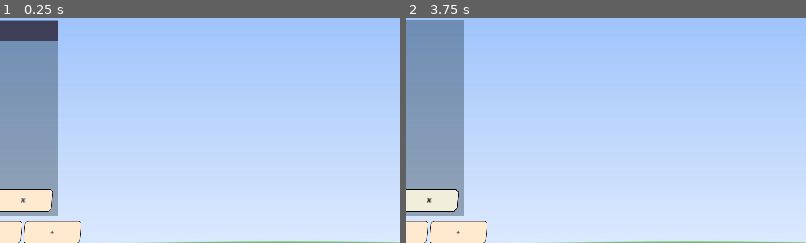
Above: before the commit, frames 1-2 (left to right).
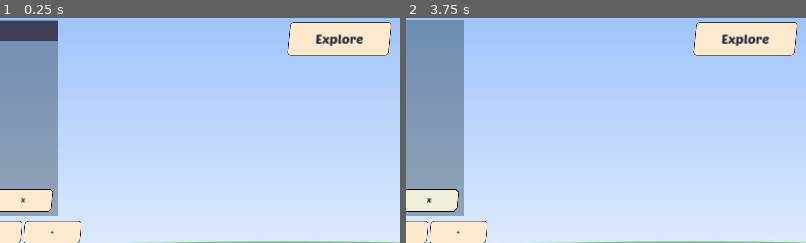
Above: after the commit, the same moments.

Repository: jacob-grahn/platform-racing-4
Game: Godot game, scene res://pages/editor/Editor.tscn
Same seed, same stepped clock (60 frames per second), same inputs: the game is played once before the commit and once after it. This scene is started directly instead of the project's main scene.
Inputs (mouse positions are % of the whole screen's width and height, from its top left):
- Up to frame 1 (0.25 s): no input
- Up to frame 2 (3.75 s): click "Draw" at 0.5 s; click "Text" at 1.25 s; click "BG" at 2 s; click (11, 3) at 2.75 s; click "X" at 3.5 s
The pictures show only the part of the screen within x 14-64%, y 0-50%; the shares and areas given below are measured in that part.

The runs differ from the first frame. In frame 1, 3.8% of the frame differs, in the area x 71-98%, y 1-17%; in frame 2, 3.8%.
Error in both runs: Invalid access to property or key 'depth' on a base object of type 'null instance'. (res://pages/editor/layer_panel/LayerPanel.gd:55)

Commit message:
Add explore and publish level feature

Diff:
--- a/client/pages/editor/Editor.gd
+++ b/client/pages/editor/Editor.gd
@@ -12,6 +12,7 @@
 }
 @onready var back = $UI/Back
 @onready var test = $UI/Test
+@onready var explore = $UI/Explore
 @onready var load = $UI/Load
 @onready var save = $UI/Save
 @onready var clear = $UI/Clear
@@ -22,17 +23,21 @@
 @onready var layer_panel = $UI/LayerPanel
 @onready var save_panel = $UI/SavePanel
 @onready var load_panel = $UI/LoadPanel
+@onready var explore_panel = $UI/ExplorePanel
+@onready var http_request = $HTTPRequest
 
 static var current_level: Dictionary
 
 func _ready():
 	Jukebox.play("noodletown-4-remake")
 	back.connect("pressed", _on_back_pressed)
+	explore.connect("pressed", _on_explore_pressed)
 	load.connect("pressed", _on_load_pressed)
 	save.connect("pressed", _on_save_pressed)
 	test.connect("pressed", _on_test_pressed)
 	clear.connect("pressed", _on_clear_pressed)
-	load_panel.connect("level_load", _on_load_level)
+	load_panel.connect("level_load", _on_level_load)
+	explore_panel.connect("explore_load", _on_explore_load)
 
 	if Editor.current_level:
 		level_decoder.decode(Editor.current_level, true)
@@ -53,12 +58,19 @@
 	Helpers._save_to_file(Editor.current_level)
 	Helpers.set_scene("TITLE")
 
+func _on_explore_pressed():
+	save_panel.close()
+	load_panel.close()
+	explore_panel.initialize()
+
 func _on_load_pressed():
+	explore_panel.close()
 	save_panel.close()
 	load_panel.initialize()
 
 func _on_save_pressed():
 	Editor.current_level = level_encoder.encode()
+	explore_panel.close()
 	load_panel.close()
 	save_panel.initialize(Editor.current_level)
 
@@ -69,9 +81,9 @@
 	tester.init(Editor.current_level)
 
 func _on_clear_pressed():
-	_on_load_level("")
+	_on_level_load("")
 
-func _on_load_level(level_name = ""):
+func _on_level_load(level_name = ""):
 	Helpers._set_current_level_name(level_name)
 
 	var selected_level = default_level
@@ -84,3 +96,40 @@
 	await get_tree().create_timer(0.1).timeout
 	level_decoder.decode(selected_level, true)
 	layers.init(tiles)
+
+func _on_explore_load(level_id):
+	var url = Helpers.get_base_url() + "/level/" + str(level_id)
+	var error = http_request.request(url)
+	if error != OK:
+		push_error("An error occurred in the HTTP request.")
+		return
+
+	$HTTPRequest.request_completed.connect(_on_explore_load_completed)
+
+func _on_explore_load_completed(result, response_code, headers, body):
+	if result != OK or response_code != 200:
+		push_error("Failed to fetch level.")
+		return
+
+	var json = JSON.new()
+	json.parse(body.get_string_from_utf8())
+	var response = json.get_data()
+	if !response:
+		print("No data received for level.")
+		return
+
+	var level_name = response.get("level_name", "")
+	var level_data = response.get("level_data", "")
+	print("data: " + level_data)
+
+	level_data = Marshalls.base64_to_raw(level_data)
+	level_data = Helpers.gzip_decode(level_data)
+	level_data = JSON.parse_string(level_data)
+	Helpers._set_current_level_name(level_name)
+
+	layers.clear()
+	tiles.clear()
+	Editor.current_level = level_data
+	await get_tree().create_timer(0.1).timeout
+	level_decoder.decode(Editor.current_level, true)
+	layers.init(tiles)
--- a/client/pages/editor/Editor.tscn
+++ b/client/pages/editor/Editor.tscn
@@ -15,6 +15,7 @@
 [ext_resource type="PackedScene" uid="uid://b13rk6odtdct4" path="res://pages/editor/zoom_panel/ZoomPanel.tscn" id="12_iqakr"]
 [ext_resource type="PackedScene" uid="uid://cjlp6cp6j6dmi" path="res://pages/editor/save_panel/save_panel.tscn" id="13_2dq10"]
 [ext_resource type="PackedScene" uid="uid://byvkv77mar56f" path="res://pages/editor/load_panel/LoadPanel.tscn" id="13_wy6hl"]
+[ext_resource type="PackedScene" uid="uid://dv6v6vw5w7rts" path="res://pages/editor/explore_panel/ExplorePanel.tscn" id="14_phb1e"]
 [ext_resource type="PackedScene" uid="uid://cac2mip8v8fdu" path="res://pages/game/Minimaps.tscn" id="16_60hwa"]
 
 [node name="Editor" type="Node2D"]
@@ -35,6 +36,8 @@
 
 [node name="Penciler" parent="." instance=ExtResource("5_vq0x1")]
 
+[node name="HTTPRequest" type="HTTPRequest" parent="."]
+
 [node name="UI" type="CanvasLayer" parent="."]
 layer = 120
 
@@ -52,8 +55,19 @@
 visible = false
 position = Vector2(3, -3)
 
+[node name="ExplorePanel" parent="UI" instance=ExtResource("14_phb1e")]
+visible = false
+
 [node name="SavePanel" parent="UI" instance=ExtResource("13_2dq10")]
 visible = false
+
+[node name="Explore" type="Button" parent="UI"]
+offset_left = 962.0
+offset_top = 10.0
+offset_right = 1205.0
+offset_bottom = 90.0
+theme = ExtResource("8_t266g")
+text = "Explore"
 
 [node name="Load" type="Button" parent="UI"]
 offset_left = 1252.0
--- /dev/null
+++ b/client/pages/editor/explore_panel/ExplorePanel.gd
@@ -0,0 +1,67 @@
+extends Node2D
+
+signal explore_load
+
+const EXPLORE_ROW = preload("res://pages/editor/explore_panel/ExploreRow.tscn")
+var selected_level_id = ""
+
+@onready var row_holder = $ScrollContainer/RowHolder
+@onready var close_button = $CloseButton
+@onready var load_button = $LoadButton
+@onready var http_request = $HTTPRequest
+
+func _ready():
+	close_button.pressed.connect(_close_pressed)
+	load_button.pressed.connect(_load_pressed)
+	http_request.request_completed.connect(_on_request_completed)
+	self.visible = false
+
+func initialize() -> void:
+	var error = http_request.request(Helpers.get_base_url() + "/levels")
+	if error != OK:
+		push_error("An error occurred in the HTTP request.")
+	else:
+		self.visible = true
+
+func close() -> void:
+	self.visible = false
+
+func render(levels: Array) -> void:
+	clear()
+	for level_data in levels:
+		var level_name = level_data["level_name"]
+		var row = EXPLORE_ROW.instantiate()
+		row.position.y = row_holder.get_child_count() * 50
+		row.get_node("Label").text = level_name
+		row_holder.add_child(row)
+		var button = row.get_node("Button")
+		button.pressed.connect(_row_pressed.bind(level_data["id"]))
+		if selected_level_id == level_data["id"]:
+			button.button_pressed = true
+
+func _on_request_completed(result, response_code, headers, body):
+	if result != OK or response_code != 200:
+		push_error("Failed to fetch levels.")
+		return
+
+	var json = JSON.new()
+	json.parse(body.get_string_from_utf8())
+	var response = json.get_data()
+	if response.size() == 0:
+		print("No levels to load.")
+		return
+
+	render(response)
+
+func clear() -> void:
+	for child in row_holder.get_children():
+		child.queue_free()
+
+func _close_pressed():
+	self.visible = false
+
+func _load_pressed():
+	emit_signal("explore_load", selected_level_id)
+
+func _row_pressed(level_id: String):
+	selected_level_id = level_id
--- /dev/null
+++ b/client/pages/editor/explore_panel/ExplorePanel.tscn
@@ -0,0 +1,68 @@
+[gd_scene load_steps=3 format=3 uid="uid://dv6v6vw5w7rts"]
+
+[ext_resource type="Script" path="res://pages/editor/explore_panel/ExplorePanel.gd" id="1_wkxf3"]
+[ext_resource type="Theme" uid="uid://cf25w553mynfo" path="res://theme.tres" id="3_a8s5x"]
+
+[node name="ExplorePanel" type="Node2D"]
+script = ExtResource("1_wkxf3")
+
+[node name="BigPanel" type="Panel" parent="."]
+modulate = Color(1, 1, 1, 0.321569)
+offset_left = -5.0
+offset_top = 8.0
+offset_right = 1915.0
+offset_bottom = 1072.0
+
+[node name="MediumPanel" type="Panel" parent="."]
+modulate = Color(0, 0, 0, 1)
+offset_left = 778.0
+offset_top = 158.0
+offset_right = 1258.0
+offset_bottom = 734.0
+
+[node name="SmallPanel" type="Panel" parent="."]
+modulate = Color(0, 0, 0, 1)
+offset_left = 820.0
+offset_top = 246.0
+offset_right = 1220.0
+offset_bottom = 715.0
+
+[node name="ScrollContainer" type="ScrollContainer" parent="."]
+offset_left = 820.0
+offset_top = 246.0
+offset_right = 1228.0
+offset_bottom = 646.0
+horizontal_scroll_mode = 0
+
+[node name="RowHolder" type="VBoxContainer" parent="ScrollContainer"]
+custom_minimum_size = Vector2(400, 400)
+layout_mode = 2
+
+[node name="CloseButton" type="Button" parent="."]
+offset_left = 1023.0
+offset_top = 650.0
+offset_right = 1192.0
+offset_bottom = 702.0
+theme = ExtResource("3_a8s5x")
+theme_override_font_sizes/font_size = 16
+text = "Close"
+
+[node name="LoadButton" type="Button" parent="."]
+offset_left = 834.0
+offset_top = 651.0
+offset_right = 998.0
+offset_bottom = 703.0
+theme = ExtResource("3_a8s5x")
+theme_override_font_sizes/font_size = 16
+text = "Load"
+
+[node name="ExploreLabel" type="Label" parent="."]
+offset_left = 827.0
+offset_top = 183.0
+offset_right = 1213.0
+offset_bottom = 225.0
+theme_override_font_sizes/font_size = 30
+text = "-- Player-Created Levelsl --"
+horizontal_alignment = 2
+
+[node name="HTTPRequest" type="HTTPRequest" parent="."]
--- /dev/null
+++ b/client/pages/editor/explore_panel/ExploreRow.tscn
@@ -0,0 +1,43 @@
+[gd_scene load_steps=5 format=3 uid="uid://dfwtn24sgsr8i"]
+
+[ext_resource type="Theme" uid="uid://cf25w553mynfo" path="res://theme.tres" id="1_x2mo3"]
+[ext_resource type="ButtonGroup" uid="uid://6dt1bqvpamx1" path="res://pages/editor/layer_panel/layer_button_group.tres" id="2_cuqof"]
+
+[sub_resource type="StyleBoxFlat" id="StyleBoxFlat_1wiuq"]
+bg_color = Color(0.24122, 0.241305, 0.336642, 1)
+
+[sub_resource type="StyleBoxFlat" id="StyleBoxFlat_0umvp"]
+bg_color = Color(0.172549, 0.172549, 0.247059, 1)
+
+[node name="ExploreRow" type="Control"]
+custom_minimum_size = Vector2(400, 50)
+layout_mode = 3
+anchors_preset = 0
+offset_right = 400.0
+offset_bottom = 50.0
+
+[node name="ColorRect" type="ColorRect" parent="."]
+custom_minimum_size = Vector2(400, 50)
+layout_mode = 0
+offset_right = 400.0
+offset_bottom = 50.0
+color = Color(0.172549, 0.176471, 0.247059, 1)
+
+[node name="Button" type="Button" parent="."]
+layout_mode = 0
+offset_right = 400.0
+offset_bottom = 50.0
+theme = ExtResource("1_x2mo3")
+theme_override_styles/pressed = SubResource("StyleBoxFlat_1wiuq")
+theme_override_styles/normal = SubResource("StyleBoxFlat_0umvp")
+toggle_mode = true
+button_group = ExtResource("2_cuqof")
+
+[node name="Label" type="Label" parent="."]
+layout_mode = 2
+offset_left = 19.0
+offset_top = 5.0
+offset_right = 387.0
+offset_bottom = 45.0
+theme = ExtResource("1_x2mo3")
+text = "First"
--- a/client/pages/editor/save_panel/save_panel.gd
+++ b/client/pages/editor/save_panel/save_panel.gd
@@ -3,8 +3,11 @@
 @onready var save_button = $SaveButton
 @onready var back_button: Button = $BackButton
 @onready var title_edit: TextEdit = $TitleEdit
+@onready var publish_check_box: CheckBox = $PublishCheckBox
+@onready var http_request: HTTPRequest = $HTTPRequest
 
 static var current_level: Dictionary
+var is_publish = true
 
 func _ready():
 	self.visible = false
@@ -25,8 +28,36 @@
 	self.visible = false
 
 func _save_pressed(current_level: Dictionary):
-	if (title_edit.text == ""):
+	if title_edit.text == "":
 		return
 
-	Helpers._save_to_file(Editor.current_level, title_edit.text)
+	var encoded_string = Helpers._save_to_file(Editor.current_level, title_edit.text)
+
+	var post_data = {
+		"level_data": encoded_string,
+		"level_name": title_edit.text,
+	}
+
+	var json_string = JSON.stringify(post_data)
+	var url = Helpers.get_base_url() + "/save_level"
+
+	if is_publish:
+		var error = $HTTPRequest.request(url, [], HTTPClient.METHOD_POST, json_string)
+		if error != OK:
+			push_error("An error occurred in the HTTP request.")
+
 	self.visible = false
+
+func _on_request_completed(result, response_code, headers, body):
+	if result != HTTPRequest.RESULT_SUCCESS:
+		print("Failed to save level. Result: ", result)
+		return
+
+	if response_code == 200:
+		print("Level saved successfully!")
+	else:
+		print("Error saving level. Server responded with code: ", response_code)
+
+
+func _on_publish_check_box_toggled(toggled_on: bool) -> void:
+	is_publish = toggled_on
--- a/client/pages/editor/save_panel/save_panel.tscn
+++ b/client/pages/editor/save_panel/save_panel.tscn
@@ -43,22 +43,39 @@
 
 [node name="TitleLabel" type="Label" parent="."]
 layout_mode = 0
-offset_left = 691.0
-offset_top = 424.0
-offset_right = 803.0
-offset_bottom = 473.0
+offset_left = 704.0
+offset_top = 366.0
+offset_right = 816.0
+offset_bottom = 415.0
 theme_override_font_sizes/font_size = 30
 text = "Title"
 horizontal_alignment = 2
 
 [node name="TitleEdit" type="TextEdit" parent="."]
 layout_mode = 0
-offset_left = 818.0
-offset_top = 414.0
-offset_right = 1222.0
-offset_bottom = 477.0
+offset_left = 831.0
+offset_top = 356.0
+offset_right = 1235.0
+offset_bottom = 419.0
 theme = ExtResource("2_8272o")
 text = "50815"
+
+[node name="PublishLabel" type="Label" parent="."]
+offset_left = 981.0
+offset_top = 438.0
+offset_right = 1119.0
+offset_bottom = 487.0
+theme_override_font_sizes/font_size = 30
+text = "Publish?"
+
+[node name="PublishCheckBox" type="CheckBox" parent="."]
+layout_mode = 0
+offset_left = 823.0
+offset_top = 433.0
+offset_right = 967.0
+offset_bottom = 481.0
+tooltip_text = "Publish your level to be visible in \"Explore\" tab in level editor by other palyers!"
+button_pressed = true
 
 [node name="SaveButton" type="Button" parent="."]
 layout_mode = 1
@@ -84,3 +101,7 @@
 offset_bottom = 580.0
 theme = ExtResource("2_8272o")
 text = "Back"
+
+[node name="HTTPRequest" type="HTTPRequest" parent="."]
+
+[connection signal="toggled" from="PublishCheckBox" to="." method="_on_publish_check_box_toggled"]
--- a/client/singletons/helpers/Helpers.gd
+++ b/client/singletons/helpers/Helpers.gd
@@ -12,7 +12,7 @@
 			print("Setting base url hostname: ", hostname)
 		return "https://" + hostname
 
-	if '--local' in OS.get_cmdline_args() || OS.is_debug_build() || OS.get_environment('PR_ENV') == 'local' ||  OS.has_feature("editor"):
+	if '--local' in OS.get_cmdline_args() || OS.is_debug_build() || OS.get_environment('PR_ENV') == 'local' || OS.has_feature("editor"):
 		#return 'http://localhost:8080'
 		return 'https://dev.platformracing.com'
 	elif '--dev' in OS.get_cmdline_args() || OS.get_environment('PR_ENV') == 'dev':
@@ -43,9 +43,9 @@
 func _set_current_level_name(level_name: String):
 	current_level_name = level_name
 
-func _save_to_file(level: Dictionary, level_name: String = current_level_name):
+func _save_to_file(level: Dictionary, level_name: String = current_level_name) -> String:
 	if level_name == "":
-		return
+		return ""
 
 	current_level_name = level_name
 	var file_name = _get_level_file_name(level_name)
@@ -56,8 +56,13 @@
 	var save_file_path: String = save_dir + file_name
 	# save level to disk
 	var file = FileAccess.open(save_file_path, FileAccess.WRITE)
-	file.store_string(JSON.stringify(level))
+	var json_string = JSON.stringify(level)
+	var compressed_data = gzip_encode(json_string)
+	var encoded_data = Marshalls.raw_to_base64(compressed_data)
+
+	file.store_string(json_string)
 	file.close()
+	return encoded_data
 
 func _delete_level(level_name: String = current_level_name) -> void:
 	var file_name = _get_level_file_name(level_name)
@@ -103,3 +108,17 @@
 	if node is Layer:
 		return node.depth
 	return get_depth(node.get_parent())
+
+func gzip_encode(text: String):
+	var gzip = StreamPeerGZIP.new()
+	gzip.start_compression()
+	gzip.put_data(text.to_utf8_buffer())
+	gzip.finish()
+	return gzip.get_data(gzip.get_available_bytes())[1]
+
+func gzip_decode(data):
+	var gzip = StreamPeerGZIP.new()
+	gzip.start_decompression()
+	gzip.put_data(data)
+	gzip.finish()
+	return gzip.get_utf8_string(gzip.get_available_bytes())
Not shown: 1 places in client/pages/editor/Editor.tscn that only renumber resources
Not shown, changed: .gitignore
Not shown, changed: api/go.mod
Not shown, changed: api/go.sum
Not shown, changed: api/main.go
Not shown, added: api/user_level.go
Not shown, changed: go.work.sum
